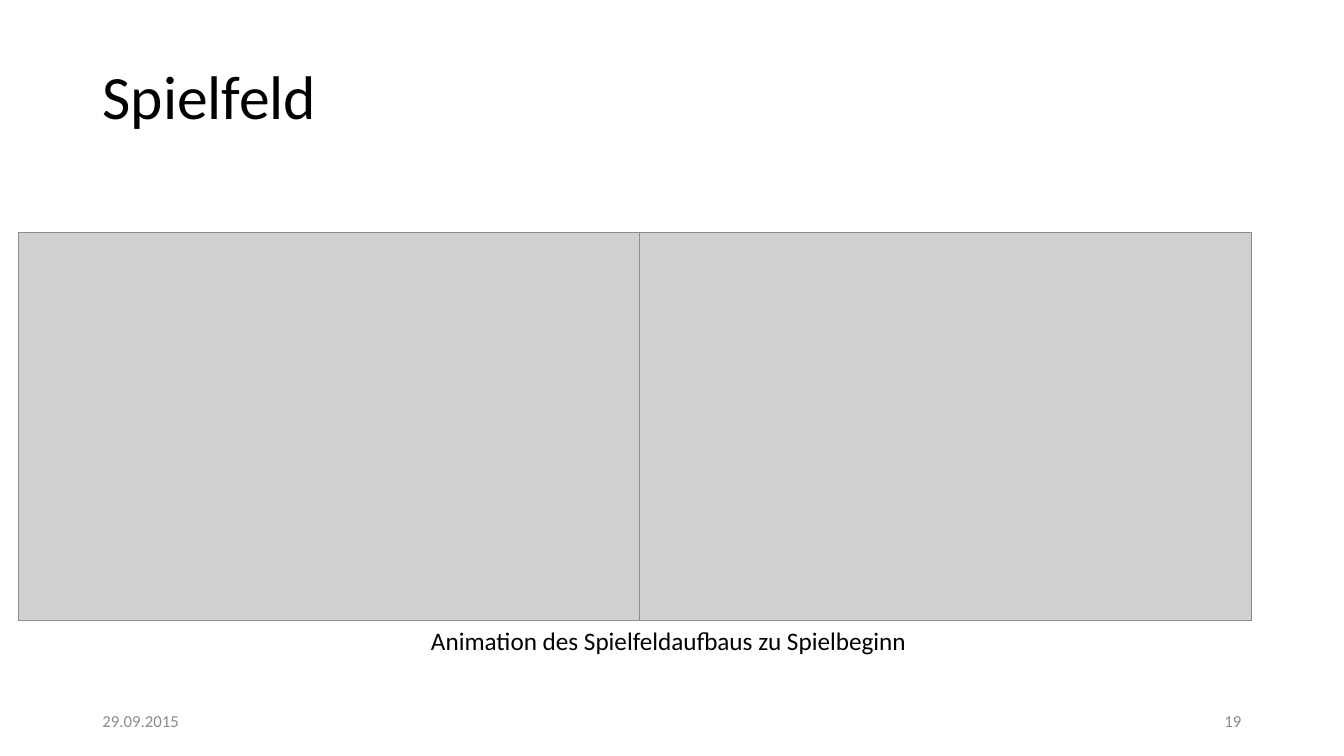
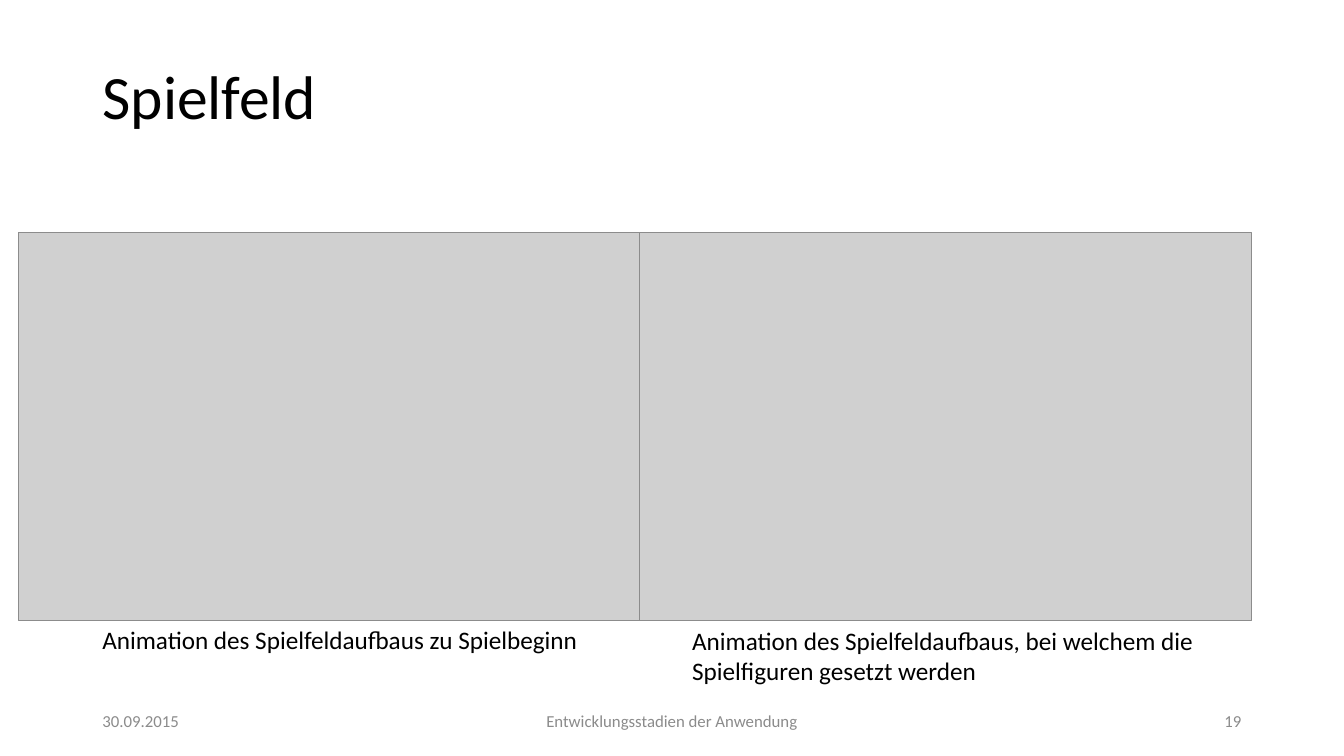
Before and after one commit to lukasleitsch/mensch-aergere-dich-nicht, a slide deck: slide 19 of Finale Präsentation.pptx. Drawn at 1344x756 pixels with LibreOffice and Linux fonts; fonts in the diff are those of the drawing; grey boxes stand for pictures. Boxes give left, top, right and bottom in pixels: in the first picture for what was removed or moved away, otherwise in the second. Text is boxed around its words. In the diff, an @@ line names an element or a change of style, - is before the commit and + after.

```diff
--- a/Finale Präsentation.pptx
+++ b/Finale Präsentation.pptx
@@ text "Animation des Spielfeldaufbaus zu Spielbeginn": place and size @@
-text "Animation des Spielfeldaufbaus zu Spielbeginn" at [431,632,906,655]
+text "Animation des Spielfeldaufbaus zu Spielbeginn" at [102,631,577,654]
@@ text added at [692,632,1192,685], 18 pt, text #000000 @@
+Animation des Spielfeldaufbaus, bei welchem die
+Spielfiguren gesetzt werden
@@ text at [102,716,178,727]: text changed @@
-29.09.2015
+30.09.2015
@@ text added at [546,715,797,730], 12 pt, text #8C8C8C @@
+Entwicklungsstadien der Anwendung
```
Also in this commit, not shown: 21 other slides changed.
